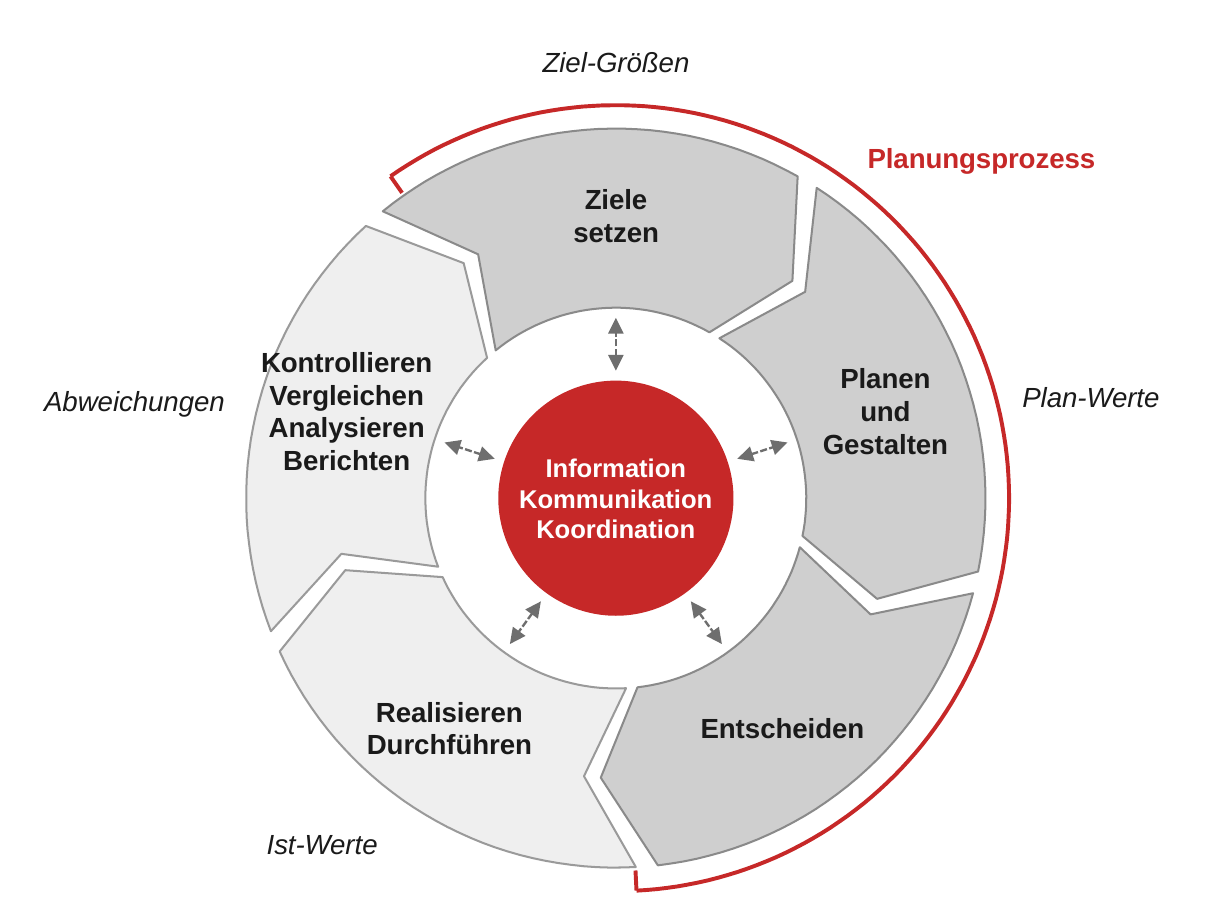
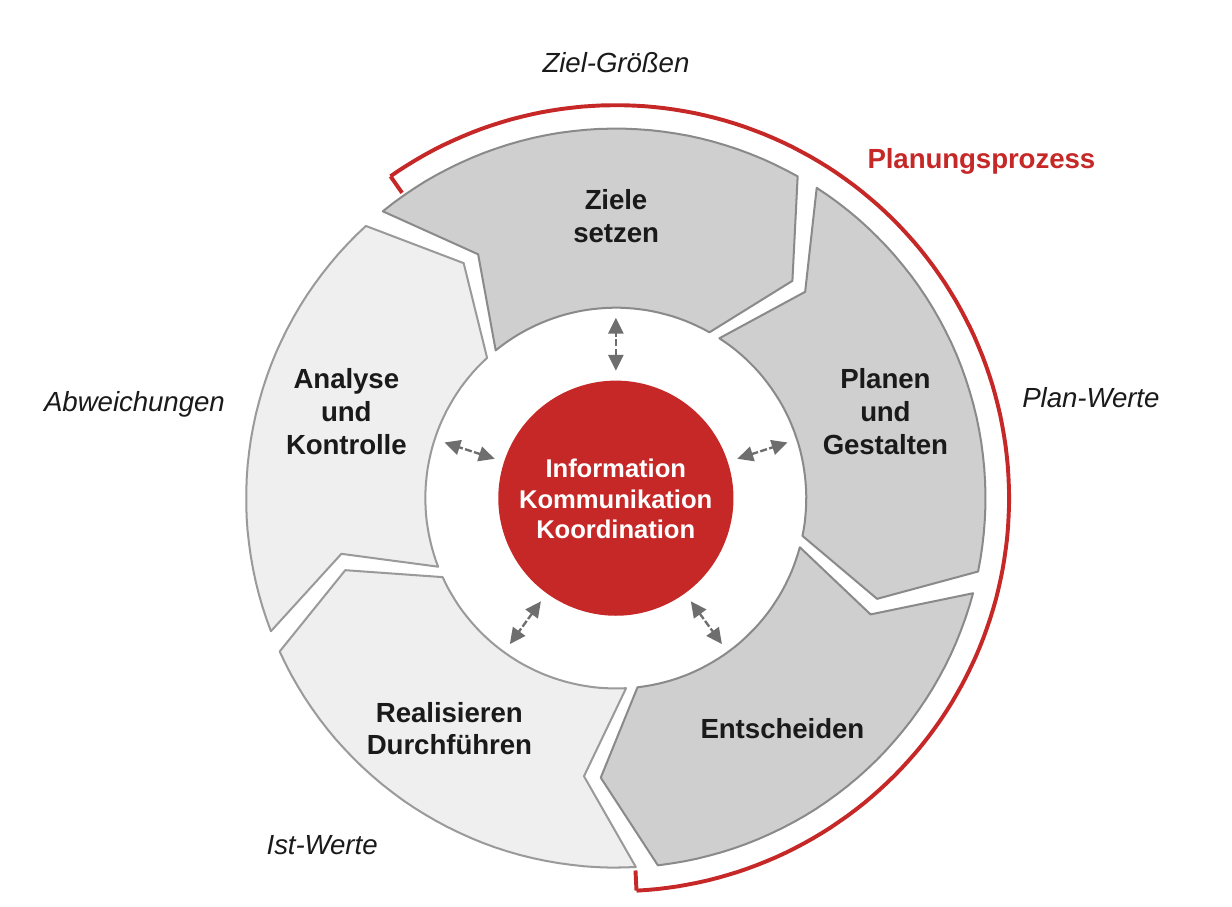
Before and after one commit to scotandmillfield-spec/Planung_Reporting_6, a slide deck: slide 1 of abbildungen/kap2/abb_2-1.pptx. Drawn at 1232x907 pixels with LibreOffice and Linux fonts; fonts in the diff are those of the drawing. Boxes give left, top, right and bottom in pixels: in the first picture for what was removed or moved away, otherwise in the second. Text is boxed around its words. In the diff, an @@ line names an element or a change of style, - is before the commit and + after.

```diff
--- a/abbildungen/kap2/abb_2-1.pptx
+++ b/abbildungen/kap2/abb_2-1.pptx
@@ text at [286,368,407,455]: text changed @@
-Kontrollieren
-Vergleichen
-Analysieren
-Berichten
+Analyse
+und
+Kontrolle
```
Also in this commit, not shown: 6 other files.
